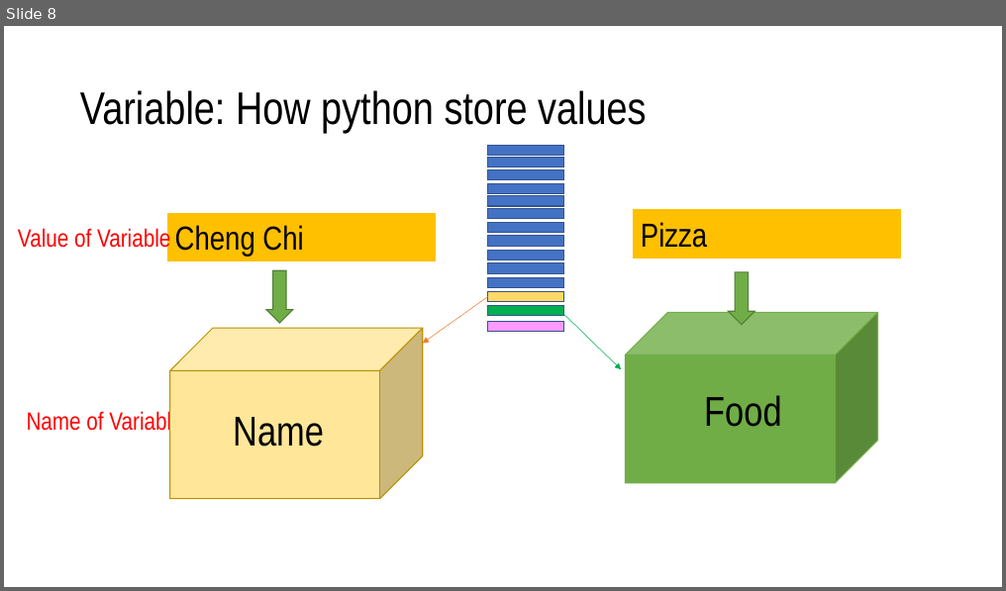
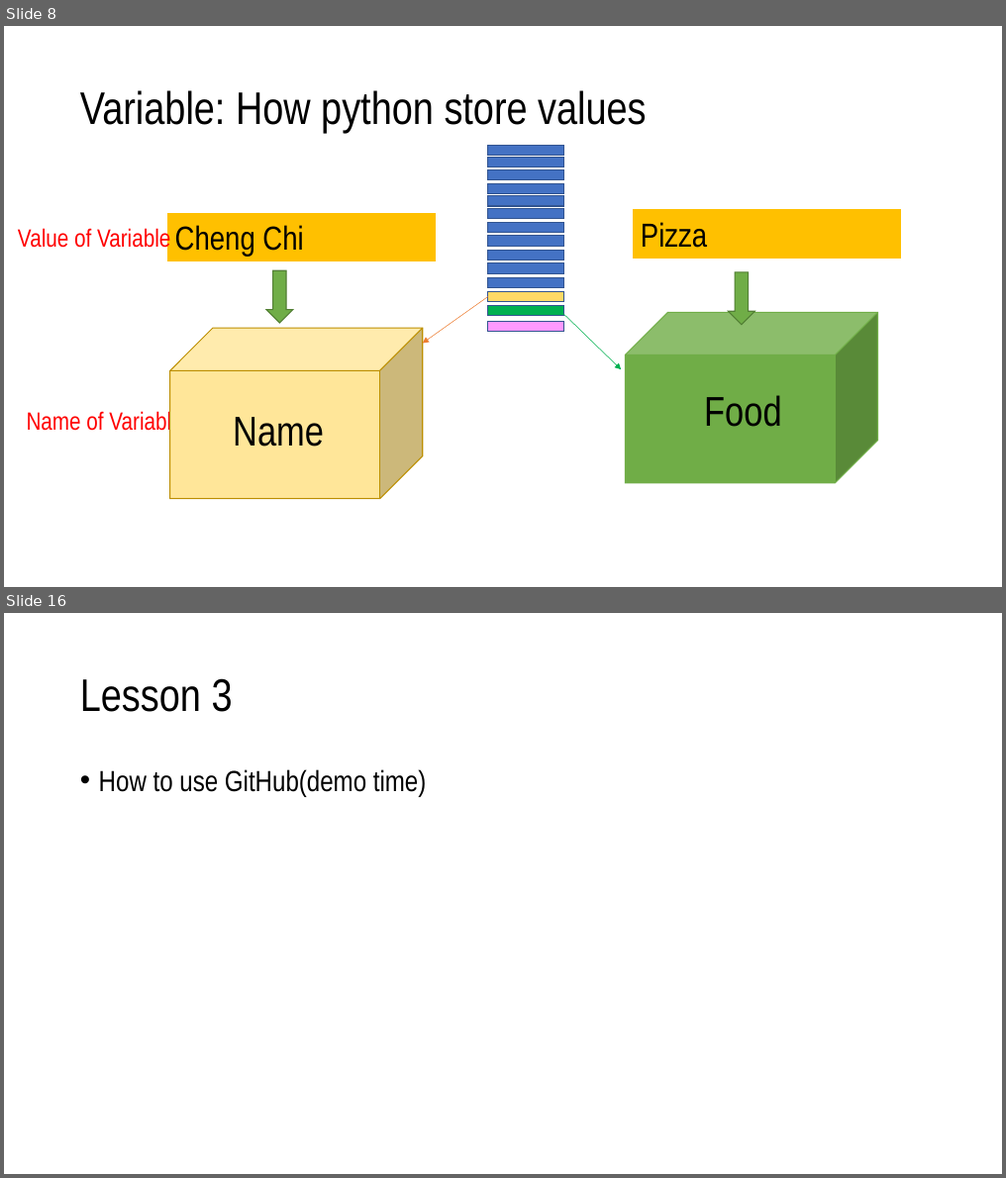
Before and after one commit to haoshisong/Python_Summer_Camp, a slide deck: Python summer camp.pptx. Shown one above the other, each under a label of ours: slide 8 before the commit, slides 8 and 16 after it; the slides between them are not shown. The pictures are 1006x591 and 1006x1178 pixels, drawn with LibreOffice and Linux fonts; fonts in the diff are those of the drawing. Boxes give left, top, right and bottom in pixels: in the first picture for what was removed or moved away, otherwise in the second. Text is boxed around its words. In the diff, an @@ line names an element or a change of style, - is before the commit and + after.

```diff
--- a/Python summer camp.pptx
+++ b/Python summer camp.pptx
@@ slide 16 added at bbox=[4, 613, 1002, 1174], background #FFFFFF @@
@@ title added at bbox=[80, 678, 233, 712], 44 pt, text #000000 @@
+Lesson 3
@@ text added at bbox=[99, 769, 427, 796], 28 pt, text #000000 @@
+• How to use GitHub(demo time)
```
Also in this commit, not shown: 3 slides changed, 12 other slides added.
